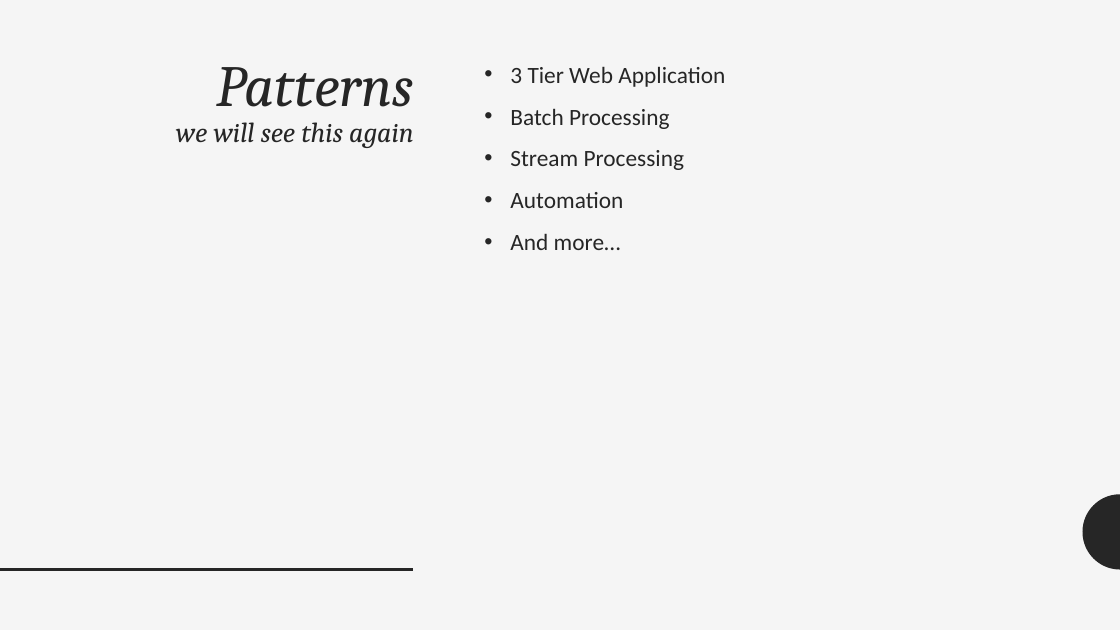
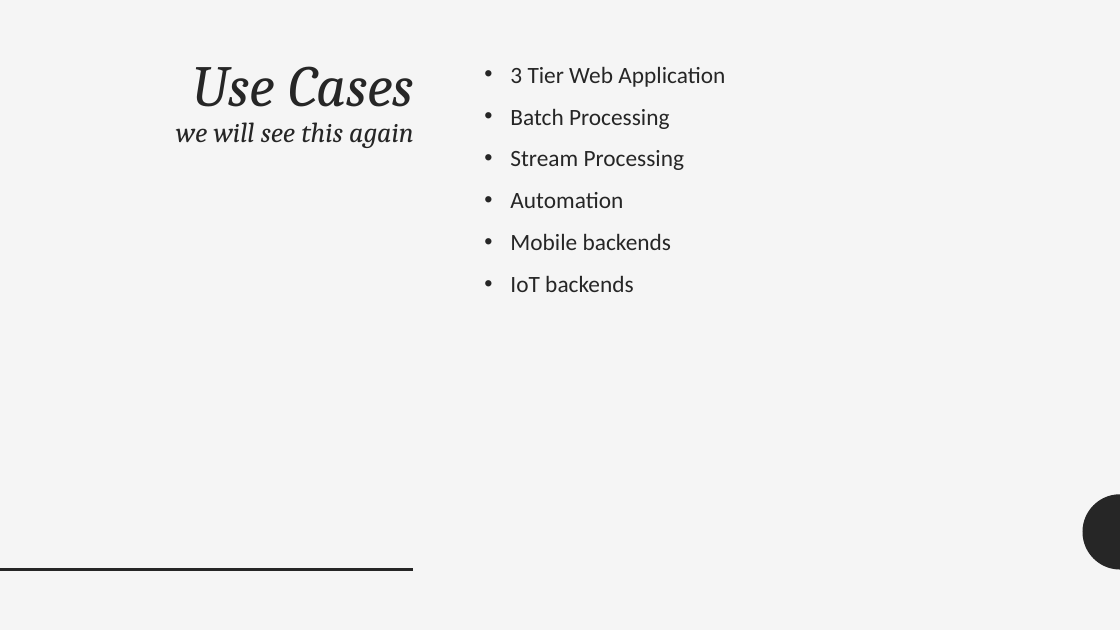
Before and after one commit to adrianpomilio/going-serverless, a slide deck: slide 6 of going-serverless-2017.pptx. Drawn at 1120x630 pixels with LibreOffice and Linux fonts; fonts in the diff are those of the drawing. Boxes give left, top, right and bottom in pixels: in the first picture for what was removed or moved away, otherwise in the second. Text is boxed around its words. In the diff, an @@ line names an element or a change of style, - is before the commit and + after.

Commit message:
changed patterns to use cases in slide 6, show use case patterns in later slide

```diff
--- a/going-serverless-2017.pptx
+++ b/going-serverless-2017.pptx
@@ title at [176,66,414,148]: text changed @@
-Patterns
-we will see this again
+Use Cases
+we will see this again
@@ text at [510,233,672,292]: text changed @@
-• And more…
+• Mobile backends
+• IoT backends
```
Also in this commit, not shown: 1 other slide changed.
